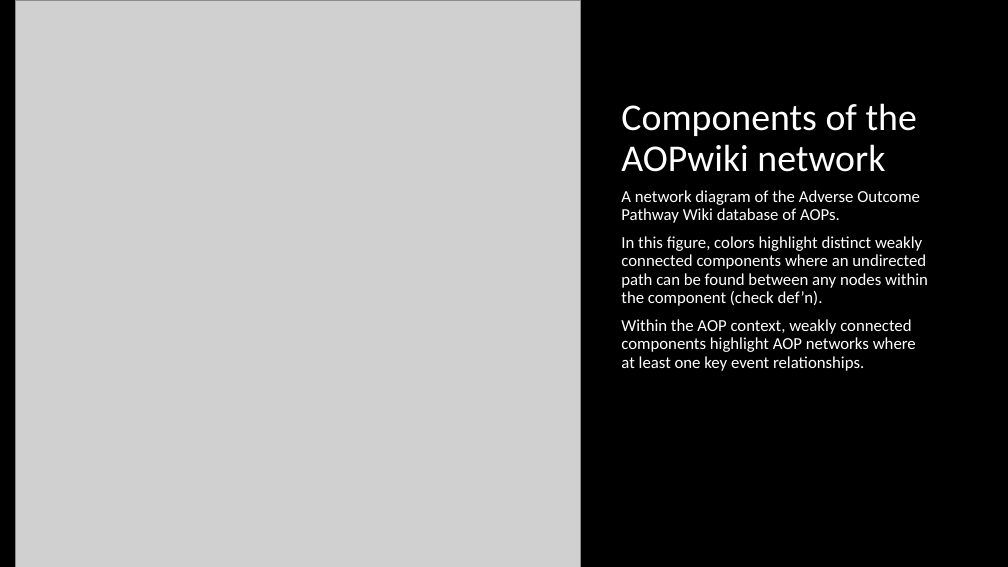
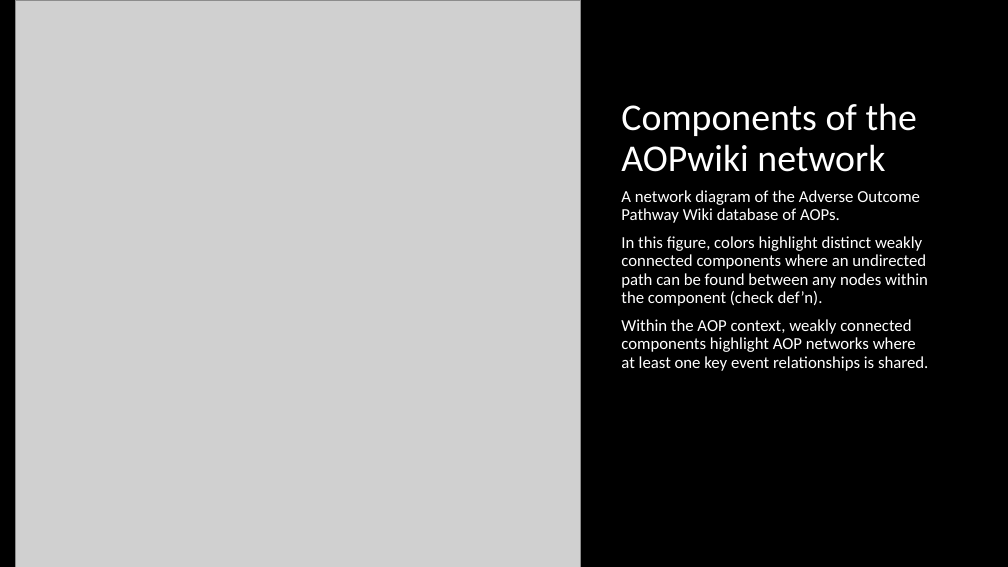
Before and after one commit to npollesch/AOPWiki, a slide deck: slide 4 of Presentations/AOPwiki_analysis.pptx. Drawn at 1008x567 pixels with LibreOffice and Linux fonts; fonts in the diff are those of the drawing; grey boxes stand for pictures. Boxes give left, top, right and bottom in pixels: in the first picture for what was removed or moved away, otherwise in the second. Text is boxed around its words. In the diff, an @@ line names an element or a change of style, - is before the commit and + after.

```diff
--- a/Presentations/AOPwiki_analysis.pptx
+++ b/Presentations/AOPwiki_analysis.pptx
@@ text at (x1=621, y1=319, x2=928, y2=371): text changed @@
-Within the AOP context, weakly connected components highlight AOP networks where at least one key event relationships.
+Within the AOP context, weakly connected components highlight AOP networks where at least one key event relationships is shared.
```
Also in this commit, not shown: 4 other slides changed, 1 slide added, 4 other files.
